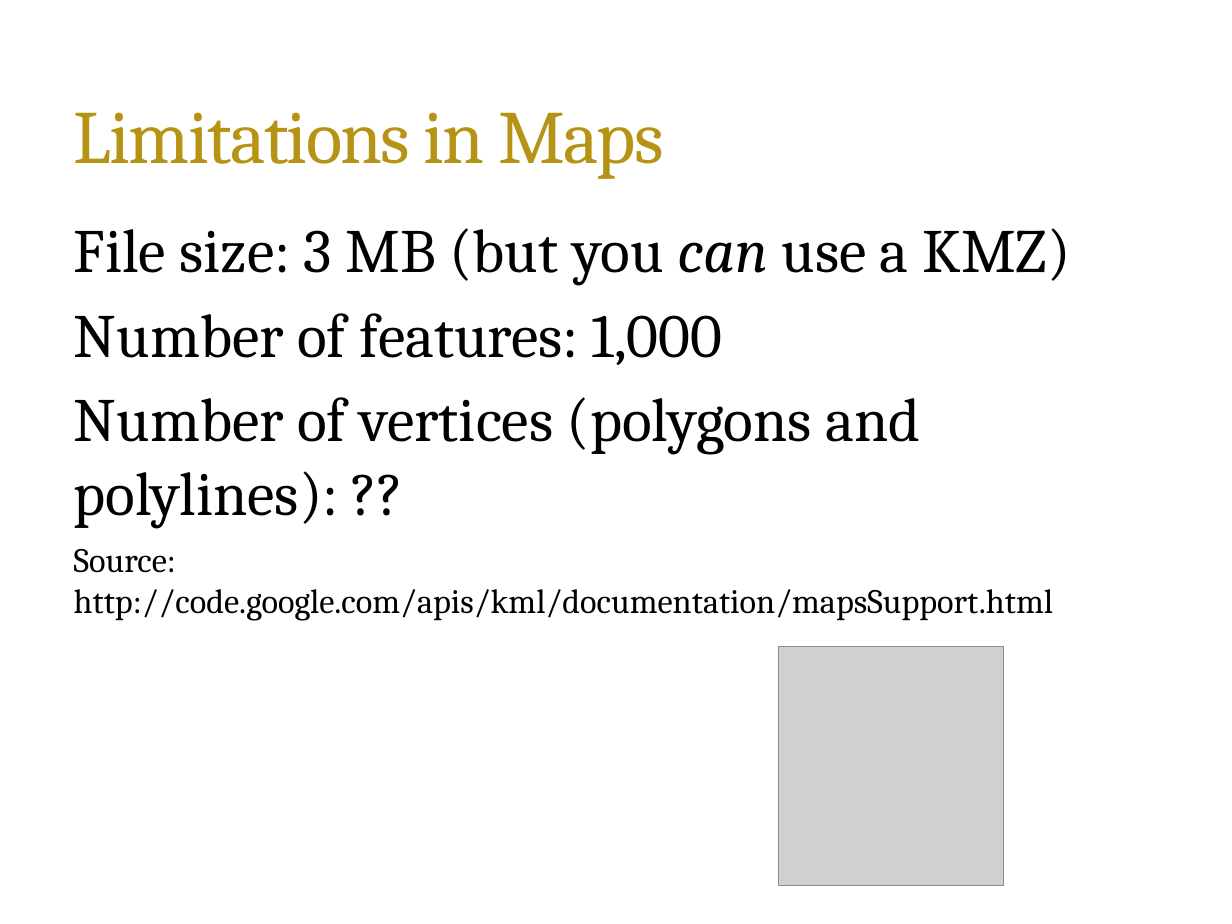
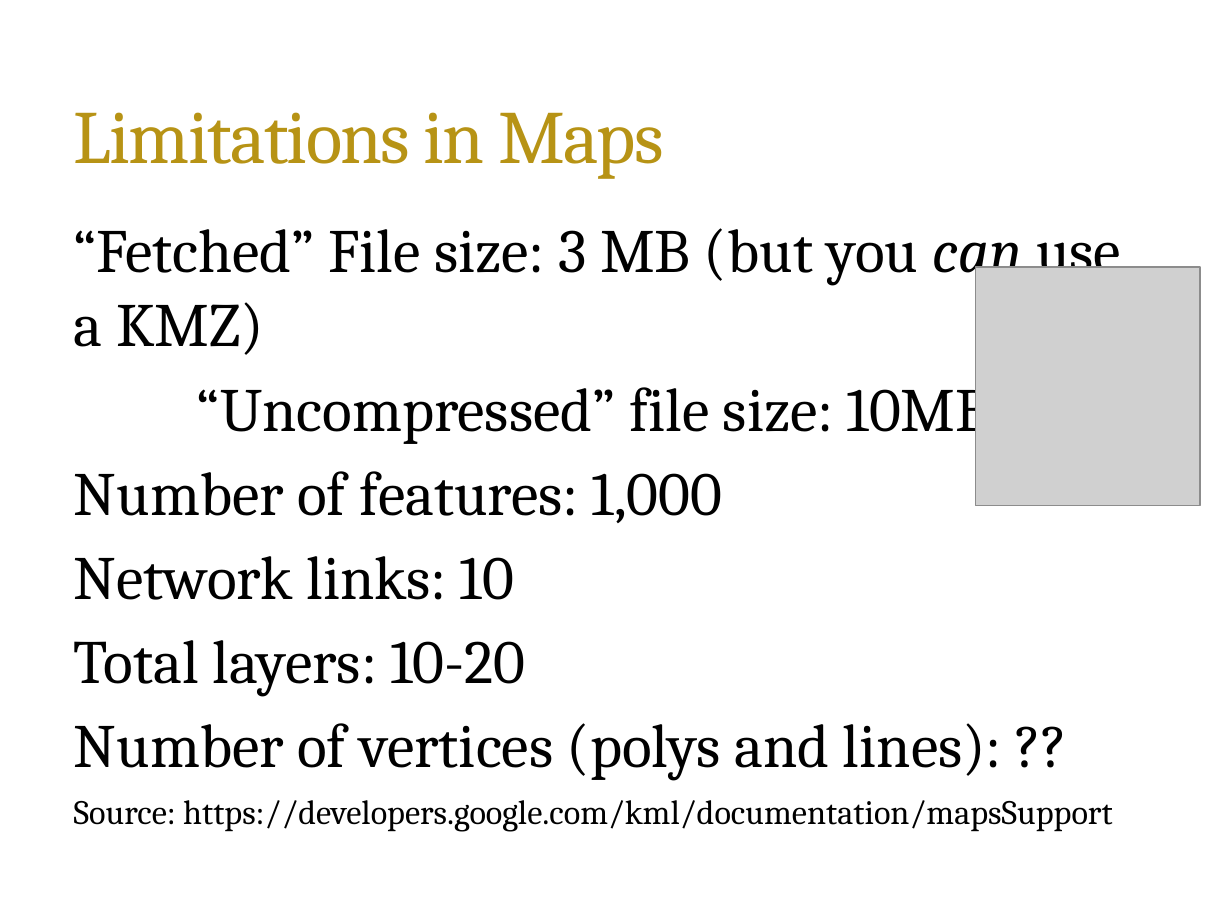
Before and after one commit to mmdolbow/mmdmapsdev, a slide deck: slide 6 of Lesson2.pptx. Drawn at 1232x924 pixels with LibreOffice and Linux fonts; fonts in the diff are those of the drawing; grey boxes stand for pictures; background and template pictures are left out. Boxes give left, top, right and bottom in pixels: in the first picture for what was removed or moved away, otherwise in the second. Text is boxed around its words. In the diff, an @@ line names an element or a change of style, - is before the commit and + after.

```diff
--- a/Lesson2.pptx
+++ b/Lesson2.pptx
@@ text at (74, 228, 1121, 444): text changed @@
-File size: 3 MB (but you can use a KMZ)
+“Fetched” File size: 3 MB (but you can use a KMZ)
+“Uncompressed” file size: 10MB
@@ picture: place and size @@
-picture at (779, 647, 1003, 886)
+picture at (976, 267, 1200, 506)
@@ text at (74, 556, 1112, 832): text changed; size 20 to 36 pt @@
-Number of vertices (polygons and polylines): ??
-Source: http://code.google.com/apis/kml/documentation/mapsSupport.html
+Network links: 10
+Total layers: 10-20
+Number of vertices (polys and lines): ??
+Source: https://developers.google.com/kml/documentation/mapsSupport
```
Also in this commit, not shown: 1 other slide changed, 3 other files.
